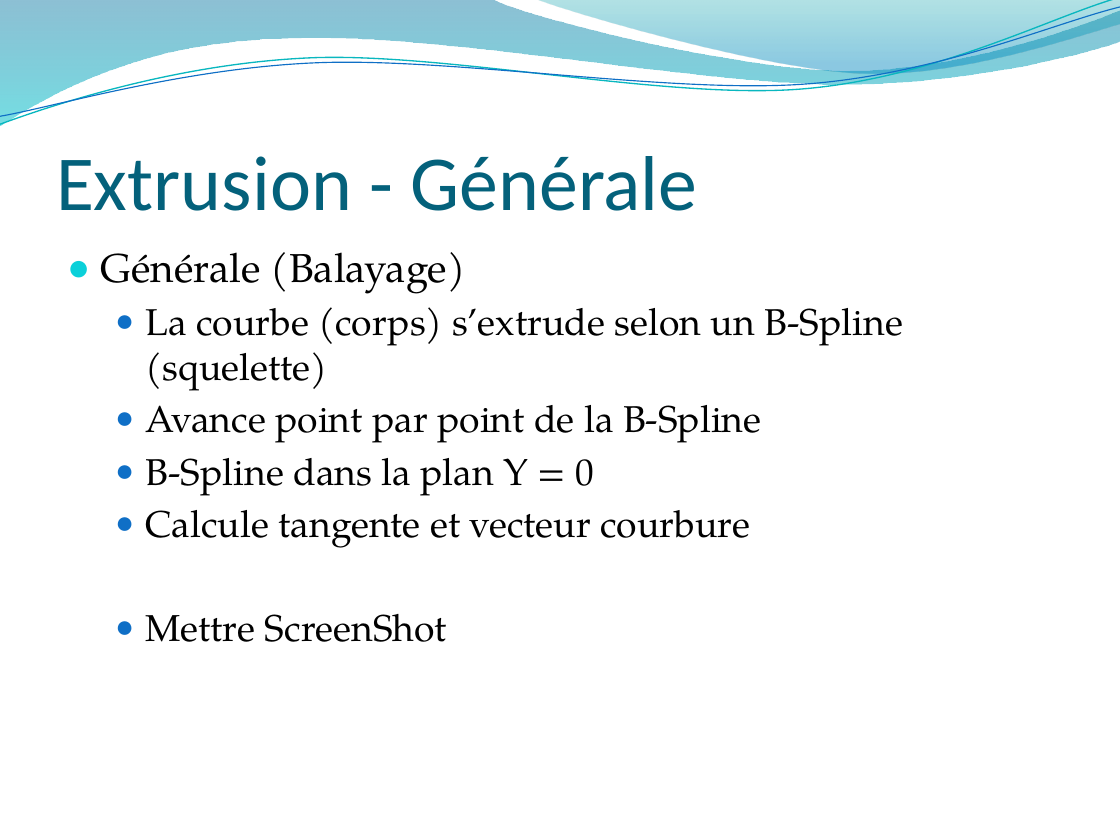
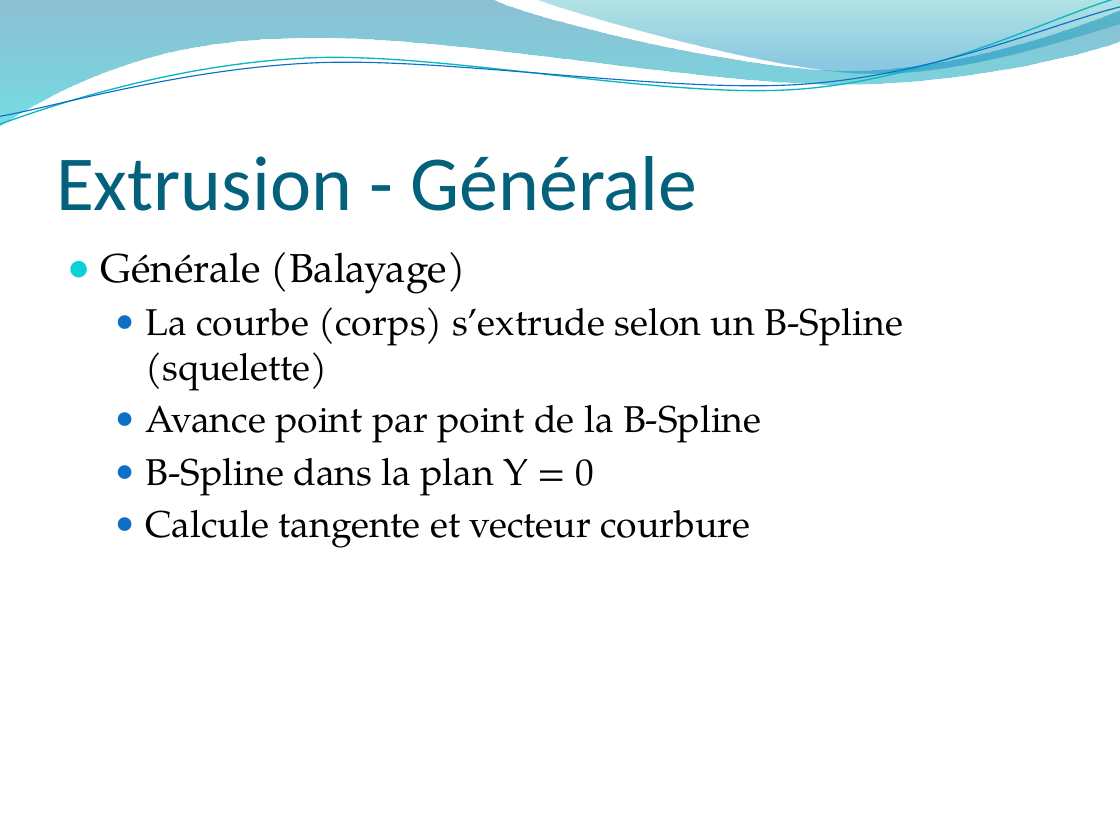
Before and after one commit to 3a-arthurkevin/Math-Modelisation-2D-3D, a slide deck: slide 8 of ProjetMathMod2D3D/PrésentationPartielMath.pptx. Drawn at 1120x840 pixels with LibreOffice and Linux fonts; fonts in the diff are those of the drawing; background and template pictures are left out. Boxes give left, top, right and bottom in pixels: in the first picture for what was removed or moved away, otherwise in the second. Text is boxed around its words. In the diff, an @@ line names an element or a change of style, - is before the commit and + after.

```diff
--- a/ProjetMathMod2D3D/PrésentationPartielMath.pptx
+++ b/ProjetMathMod2D3D/PrésentationPartielMath.pptx
@@ text at (145,614,447,642): paragraph removed @@
-  ● Mettre ScreenShot
```
Also in this commit, not shown: 3 other slides changed, 1 slide removed, 5 other files.
